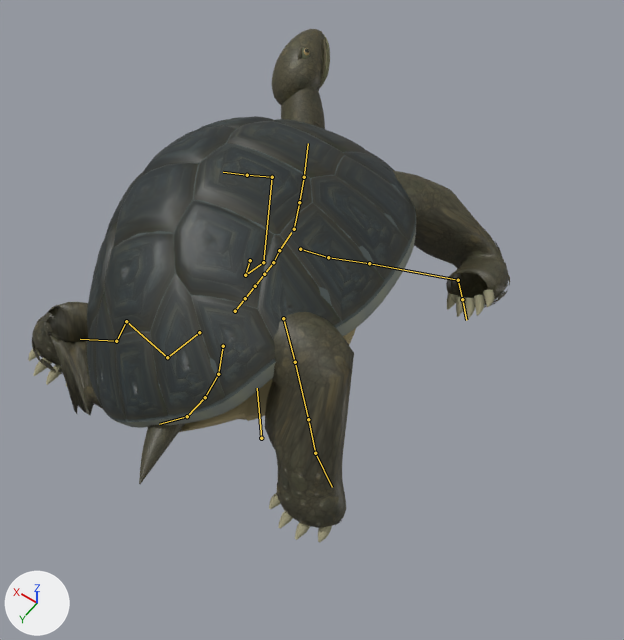
The glTF model game/public/assets/models/creature/creature_slateback_tortoise.glb: old version first, new version second.
One viewpoint serves both versions: a 50 mm camera at (-1.7, 2.14, 4.28) aimed at (-0.13, -0.05, 0.83). Lighting does not change. The marker at lower left points along +X, +Y and +Z. The first picture is the older version. Both versions are drawn at frame 12 of the action 'Death'; the numbers are the values there. The bones that bend it are drawn over the model as lines.

Objects in the first picture: 'slateback_beak', 'slateback_claws', 'slateback_eye', 'slateback_eye_socket', 'slateback_mouth', 'slateback_plastron', 'slateback_pupil', 'slateback_scales', 'slateback_scutes_0', 'slateback_scutes_1', 'slateback_scutes_2', 'slateback_shell_edge', 'slateback_shell_seams', 'slateback_skin'.
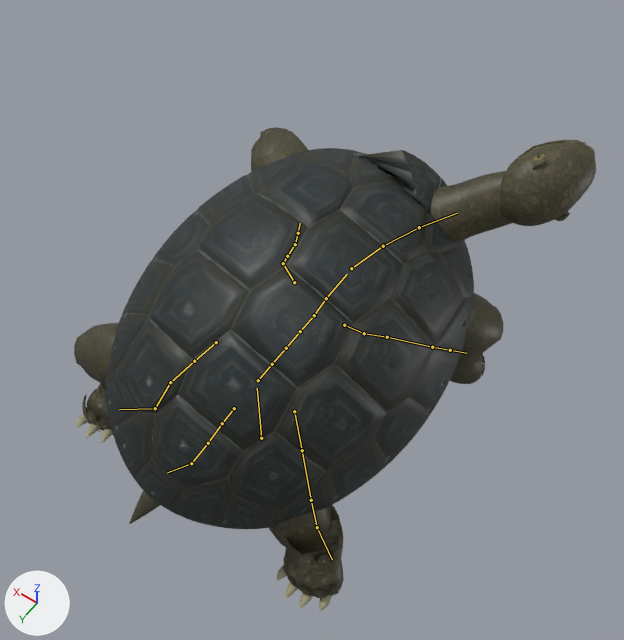
Where the change shows, as pixel boxes (x1, y1, x2, y2) in the pictures (624 x 640 px):
'slateback_scutes_0', posed (12% wider, 25% taller)
    before: (87, 116, 414, 415)
    after: (105, 152, 473, 527)
'slateback_scutes_2', posed (16% wider, 26% taller)
    before: (96, 119, 408, 420)
    after: (112, 150, 474, 529)
'slateback_scutes_1', posed (15% wider, 25% taller)
    before: (105, 121, 415, 420)
    after: (108, 148, 466, 523)
'slateback_skin', posed (9% wider)
    before: (32, 29, 509, 527)
    after: (74, 127, 596, 597)
'slateback_shell_seams', posed (11% wider, 28% taller)
    before: (90, 129, 416, 422)
    after: (109, 152, 472, 527)
'slateback_scales', posed (16% narrower)
    before: (32, 113, 510, 528)
    after: (82, 181, 485, 598)
'slateback_claws', posed
    before: (28, 290, 494, 542)
    after: (77, 370, 485, 611)
'slateback_beak', posed (mostly hidden)
    before: (320, 34, 330, 87)
    after: (522, 139, 595, 156)
'slateback_mouth', posed
    before: (320, 31, 326, 85)
    after: (510, 140, 586, 165)
'slateback_eye_socket', posed
    before: (301, 48, 310, 59)
    after: (531, 155, 568, 217)
'slateback_eye', posed
    before: (304, 48, 309, 55)
    after: (534, 154, 544, 160)
'slateback_pupil', posed
    before: (305, 48, 309, 53)
    after: (537, 154, 542, 158)
bone 'pelvis', root to tip
    before: (235, 311) to (245, 298)
    after: (258, 380) to (272, 364)
bone 'neck_01', root to tip
    before: (294, 229) to (299, 202)
    after: (351, 268) to (383, 246)
bone 'neck_02', root to tip
    before: (299, 202) to (304, 177)
    after: (383, 246) to (419, 227)
bone 'head', root to tip
    before: (304, 177) to (308, 143)
    after: (419, 227) to (457, 213)
bone 'frontleg_scapula_l', root to tip
    before: (250, 260) to (245, 275)
    after: (294, 282) to (283, 263)
bone 'frontleg_hip_l', root to tip
    before: (245, 275) to (263, 262)
    after: (283, 263) to (287, 256)
bone 'frontleg_knee_l', root to tip
    before: (263, 262) to (272, 177)
    after: (287, 256) to (295, 244)
bone 'frontleg_ankle_l', root to tip
    before: (272, 177) to (247, 175)
    after: (295, 244) to (298, 233)
bone 'frontleg_scapula_r', root to tip
    before: (300, 249) to (328, 257)
    after: (344, 325) to (364, 333)
bone 'frontleg_hip_r', root to tip
    before: (328, 257) to (369, 263)
    after: (364, 333) to (387, 337)
bone 'frontleg_knee_r', root to tip
    before: (369, 263) to (458, 280)
    after: (387, 337) to (432, 347)
bone 'frontleg_ankle_r', root to tip
    before: (458, 280) to (462, 299)
    after: (432, 347) to (450, 350)
bone 'tail_01', root to tip
    before: (223, 346) to (218, 374)
    after: (234, 408) to (222, 423)
bone 'tail_02', root to tip
    before: (218, 374) to (205, 397)
    after: (222, 423) to (208, 443)
bone 'tail_03', root to tip
    before: (205, 397) to (187, 416)
    after: (208, 443) to (191, 463)
bone 'tail_04', root to tip
    before: (187, 416) to (159, 424)
    after: (191, 463) to (167, 472)
bone 'thigh_l', root to tip
    before: (199, 332) to (167, 357)
    after: (216, 342) to (194, 361)
bone 'calf_l', root to tip
    before: (167, 357) to (126, 321)
    after: (194, 361) to (170, 382)
bone 'hindleg_ankle_l', root to tip
    before: (126, 321) to (116, 341)
    after: (170, 382) to (155, 408)
bone 'thigh_r', root to tip
    before: (283, 318) to (295, 362)
    after: (294, 411) to (302, 450)
bone 'calf_r', root to tip
    before: (295, 362) to (308, 419)
    after: (302, 450) to (311, 500)
bone 'hindleg_ankle_r', root to tip
    before: (308, 419) to (315, 453)
    after: (311, 500) to (317, 527)

The edits, one by one:
Bone 'pelvis' (bone_pelvis) moves from (0.096, 0.0, -0.57) to (-0.075, -0.073, -0.222).
Bone 'pelvis' (bone_pelvis) turns from (13, -32, -19) to (-26, 22, 0) degrees about its own x, y and z.
Bone 'neck_01' (bone_neck_01) turns from (1, -15, 6) to (4, 0, -14) degrees about its own x, y and z.
Bone 'neck_02' (bone_neck_02) turns from (13, -15, -3) to (0, -1, -9) degrees about its own x, y and z.
Bone 'head' (bone_head) turns from (-14, 3, 23) to (-15, 38, -6) degrees about its own x, y and z.
Bone 'frontleg_scapula_l' (bone_frontleg_scapula_l) turns from (2, 3, -2) to (0, 0, 0) degrees about its own x, y and z.
Bone 'frontleg_hip_l' (bone_frontleg_hip_l) turns from (-28, -13, -13) to (10, -16, 29) degrees about its own x, y and z.
Bone 'frontleg_knee_l' (bone_frontleg_knee_l) turns from (64, 142, 11) to (-6, 8, 20) degrees about its own x, y and z.
Bone 'frontleg_ankle_l' (bone_frontleg_ankle_l) turns from (-10, -168, -87) to (-4, 7, 20) degrees about its own x, y and z.
Bone 'frontleg_scapula_r' (bone_frontleg_scapula_r) turns from (2, -3, 2) to (0, 0, 0) degrees about its own x, y and z.
Bone 'frontleg_hip_r' (bone_frontleg_hip_r) turns from (21, 22, 15) to (21, -14, -16) degrees about its own x, y and z.
Bone 'frontleg_knee_r' (bone_frontleg_knee_r) turns from (-7, -43, -15) to (-5, 0, -19) degrees about its own x, y and z.
Bone 'frontleg_ankle_r' (bone_frontleg_ankle_r) turns from (26, -20, -99) to (13, -18, 9) degrees about its own x, y and z.
Bone 'tail_01' (bone_tail_01) turns from (-6, -1, -14) to (3, 0, 1) degrees about its own x, y and z.
Bone 'tail_02' (bone_tail_02) turns from (2, 0, -4) to (1, 0, 4) degrees about its own x, y and z.
Bone 'tail_03' (bone_tail_03) turns from (0, 0, 4) to (5, 0, -2) degrees about its own x, y and z.
Bone 'tail_04' (bone_tail_04) turns from (7, 0, 8) to (1, 0, 4) degrees about its own x, y and z.
Bone 'thigh_l' (bone_thigh_l) turns from (30, 2, 7) to (-19, 27, 10) degrees about its own x, y and z.
Bone 'calf_l' (bone_calf_l) turns from (132, -44, -83) to (-8, -26, -14) degrees about its own x, y and z.
Bone 'hindleg_ankle_l' (bone_hindleg_ankle_l) turns from (-10, -6, -95) to (-54, 1, -13) degrees about its own x, y and z.
Bone 'thigh_r' (bone_thigh_r) turns from (-22, -30, 0) to (27, -4, -12) degrees about its own x, y and z.
Bone 'calf_r' (bone_calf_r) turns from (-12, 31, 8) to (-10, -4, 18) degrees about its own x, y and z.
Bone 'hindleg_ankle_r' (bone_hindleg_ankle_r) turns from (-3, -4, -4) to (23, 5, -9) degrees about its own x, y and z.
